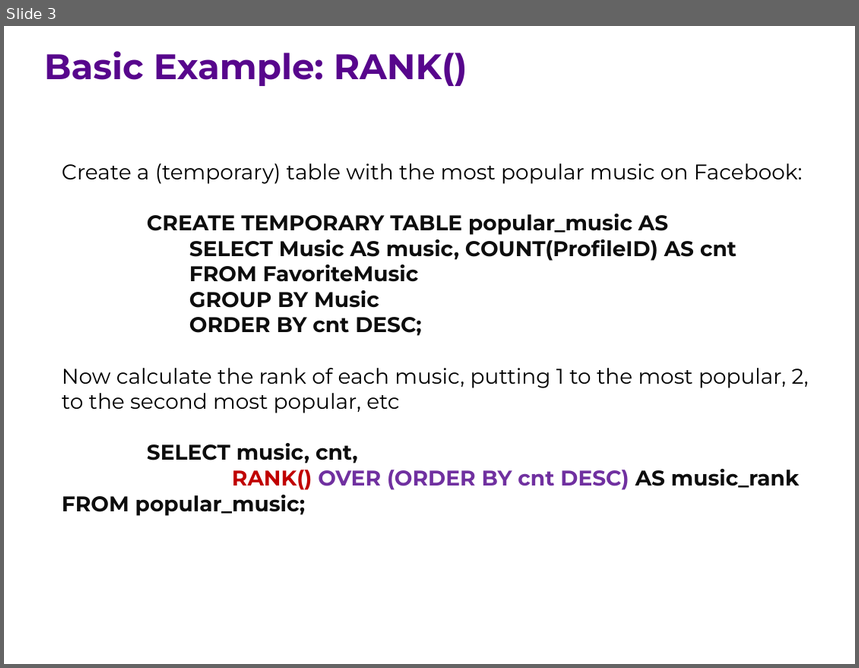
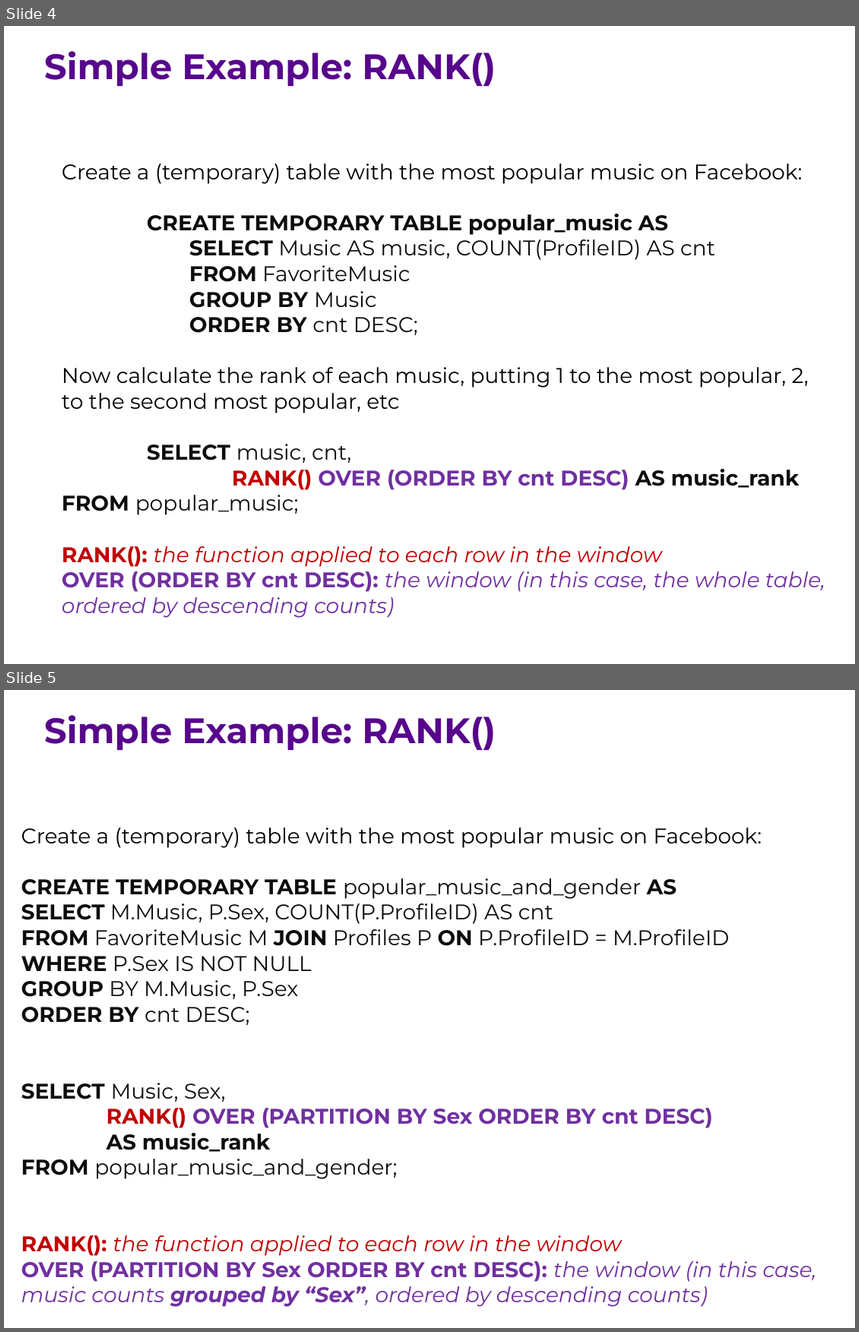
Before and after one commit to ipeirotis/introduction-to-databases, a slide deck: session7/G-Window_queries.pptx. Shown one above the other, each under a label of ours: slide 3 before the commit, slides 4 and 5 after it. The pictures are 859x668 and 859x1332 pixels, drawn with LibreOffice and Linux fonts; fonts in the diff are those of the drawing. Boxes give left, top, right and bottom in pixels: in the first picture for what was removed or moved away, otherwise in the second. Text is boxed around its words. In the diff, an @@ line names an element or a change of style, - is before the commit and + after.

```diff
--- a/session7/G-Window_queries.pptx
+++ b/session7/G-Window_queries.pptx
@@ slide 5 added at [4, 690, 855, 1328], background #FFFFFF @@
@@ text added at [44, 715, 496, 750], 30 pt, text #57068C, bold @@
+Simple Example: RANK()
@@ text added at [21, 828, 817, 1307], 18 pt, text #0D0D0D @@
+Create a (temporary) table with the most popular music on Facebook:
+CREATE TEMPORARY TABLE popular_music_and_gender AS
+        SELECT M.Music, P.Sex, COUNT(P.ProfileID) AS cnt
+        FROM FavoriteMusic M JOIN Profiles P ON P.ProfileID = M.ProfileID
+        WHERE P.Sex IS NOT NULL
+        GROUP BY M.Music, P.Sex
+        ORDER BY cnt DESC;
+SELECT Music, Sex,
+RANK() OVER (PARTITION BY Sex ORDER BY cnt DESC)
+AS music_rank
+FROM popular_music_and_gender;
+RANK(): the function applied to each row in the window
+OVER (PARTITION BY Sex ORDER BY cnt DESC): the window (in this case, music counts grouped by “Sex”, ordered by descending counts)
@@ what was slide 3 is now slide 4 @@
@@ slide 4 changed as well @@
@@ text at [44, 51, 496, 86]: text changed @@
-Basic Example: RANK()
+Simple Example: RANK()
@@ text at [62, 240, 800, 515]: bold off in "Music AS music, COUNT(ProfileID) AS cnt", "FavoriteMusic", "Music", "cnt DESC;" and 2 more places @@
@@ text at [62, 547, 826, 618]: paragraphs added @@
+RANK(): the function applied to each row in the window
+OVER (ORDER BY cnt DESC): the window (in this case, the whole table, ordered by descending counts)
```
Also in this commit, not shown: 2 other slides changed, 2 other slides added.
